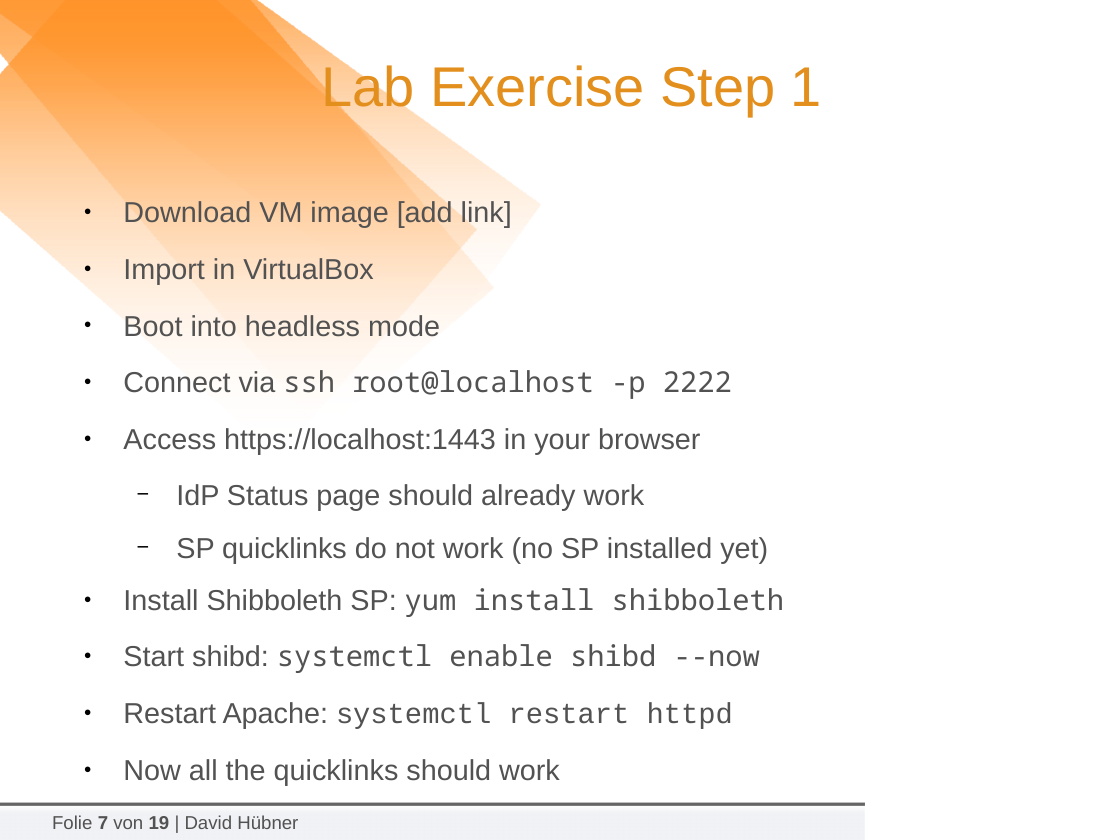
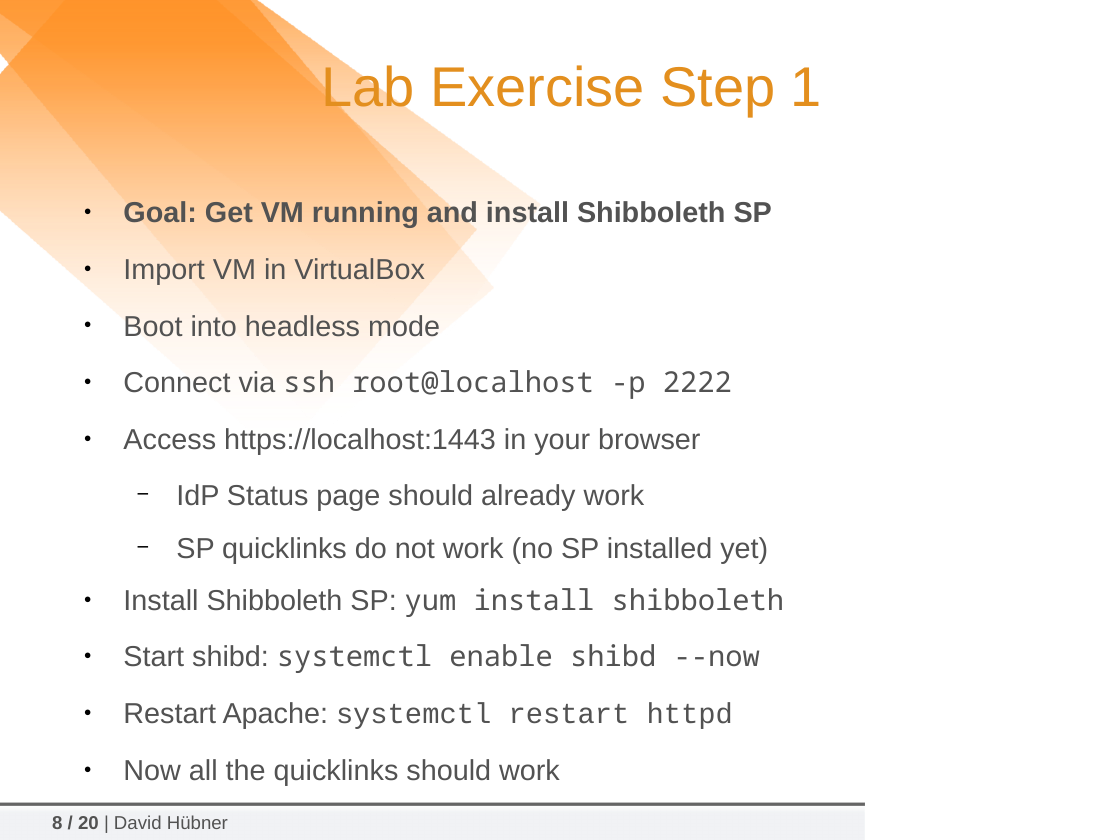
Before and after one commit to tiime2018/lab1, a slide deck: slide 8 of slides/2018-02-06_TIIME-Shibboleth-07-Hands-On.odp (slide 7 before the commit). Drawn at 1120x840 pixels with LibreOffice and Linux fonts; fonts in the diff are those of the drawing; background and template pictures are left out. Boxes give left, top, right and bottom in pixels: in the first picture for what was removed or moved away, otherwise in the second. Text is boxed around its words. In the diff, an @@ line names an element or a change of style, - is before the commit and + after.

```diff
--- a/slides/2018-02-06_TIIME-Shibboleth-07-Hands-On.odp
+++ b/slides/2018-02-06_TIIME-Shibboleth-07-Hands-On.odp
@@ text at [123,200,772,284]: text changed; bold on @@
-● Download VM image [add link]
-● Import in VirtualBox
+● Goal: Get VM running and install Shibboleth SP
+● Import VM in VirtualBox
@@ text at [52,815,228,829]: text changed @@
-Folie 7 von 19 | David Hübner
+8 / 20 | David Hübner
```
Also in this commit, not shown: 15 other slides changed, 1 slide added, 1 other file.
